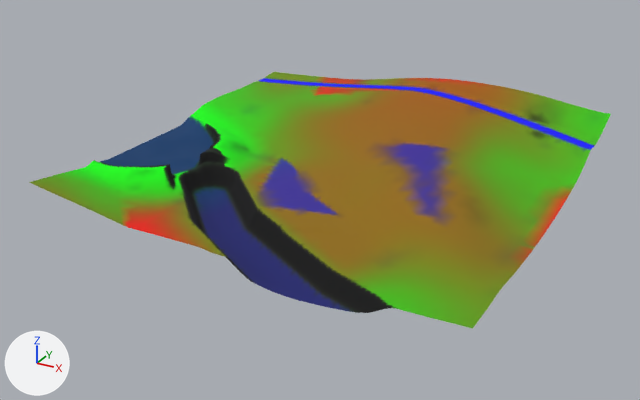
An edit to the glTF model games/yorimichi/assets/belmonte/meshes/SM_BM_BT_Terrain_2_2.glb, drawn before and after from the same camera.
Rendered twice from a 50 mm camera at (-157.0, -405.0, 186.0) aimed at (-393.0, 24.0, -29.0). The lights are fixed; the arrows at lower left show +X, +Y and +Z. The picture after the commit comes second.

In view in the first picture: 'SM_BM_BT_Terrain_2_2'.
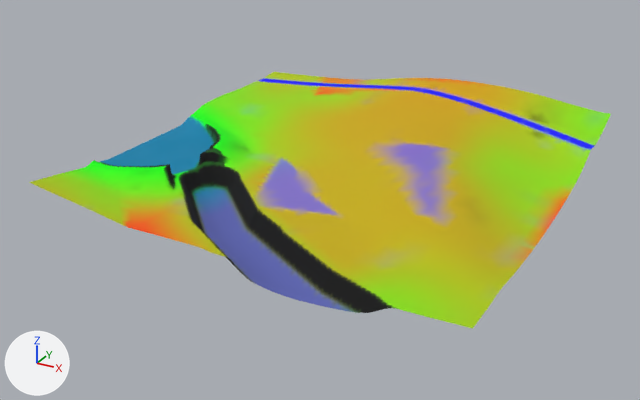
The edits, one by one:
me_sm_bt_terrain_2_2 has 5538 vertices, 10894 faces and spans x -512.0..-256.0, y -88.0..168.0, z -27.0..14.0.
me_sm_bt_terrain_2_2 is used by ob_sm_bm_bt_terrain_2_2; location (0.0, 0.0, 0.0).
me_sm_bt_terrain_2_2 part 1: 9066 faces centred in x -512.0..-257.0, y -88.0..167.0, z -27.0..14.0 are repainted in the vertex colours, in many colours.

Changed parts and their boxes (x1, y1, x2, y2) in the pictures (640 x 400 px):
part 1 of me_sm_bt_terrain_2_2, recoloured (lighter): (30, 72, 611, 329) in both
